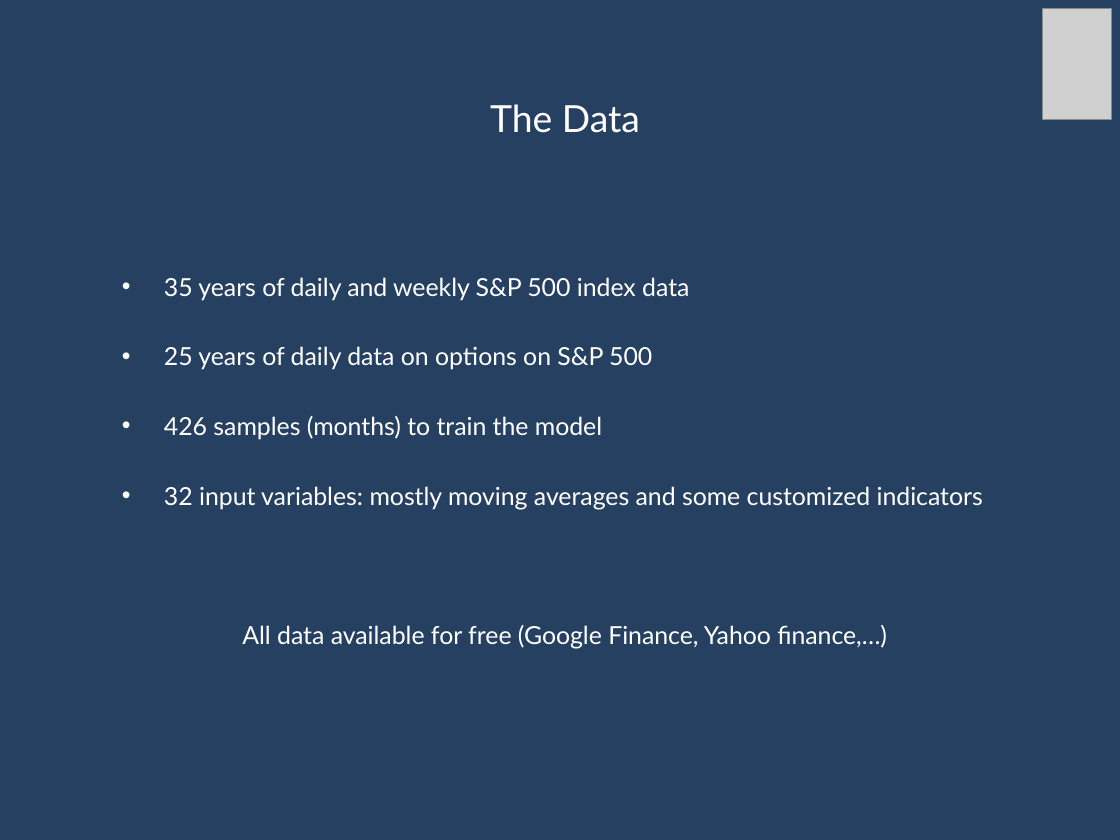
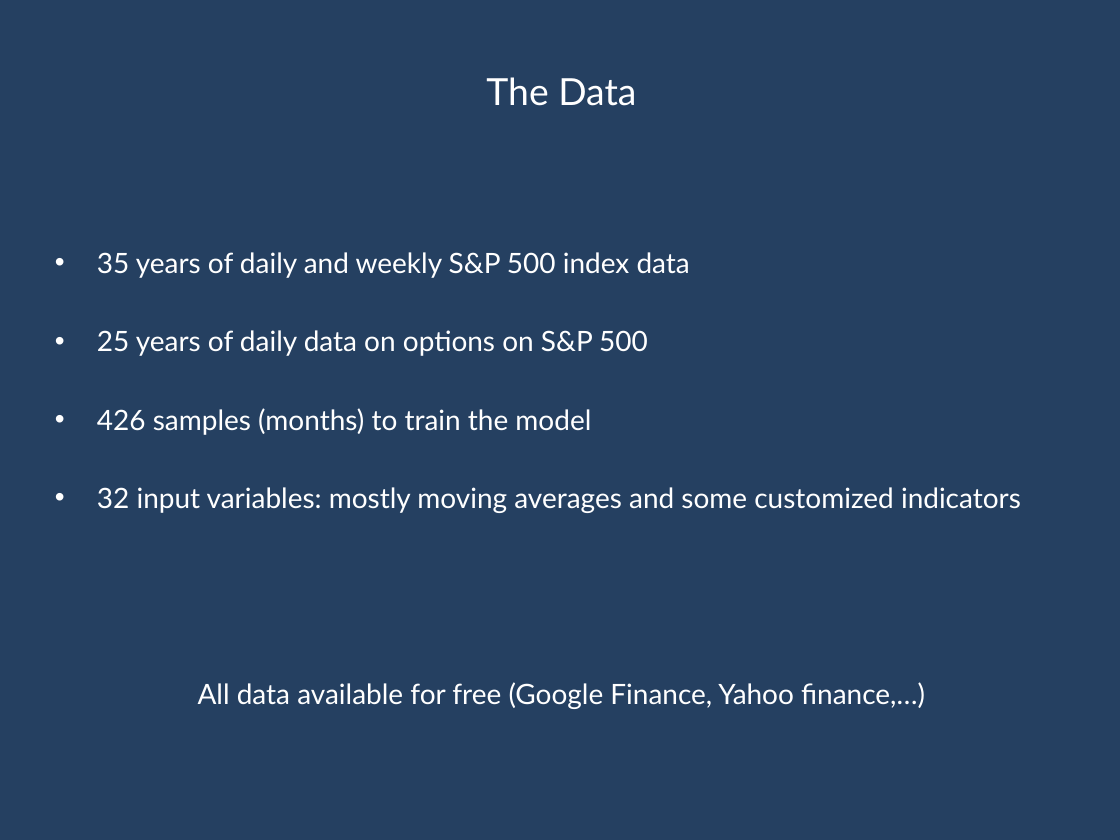
Before and after one commit to marcolunardi/metis, a slide deck: slide 4 of final_project/Metis Kojak.pptx. Drawn at 1120x840 pixels with LibreOffice and Linux fonts; fonts in the diff are those of the drawing; grey boxes stand for pictures. Boxes give left, top, right and bottom in pixels: in the first picture for what was removed or moved away, otherwise in the second. Text is boxed around its words. In the diff, an @@ line names an element or a change of style, - is before the commit and + after.

```diff
--- a/final_project/Metis Kojak.pptx
+++ b/final_project/Metis Kojak.pptx
@@ picture removed at (1043, 9, 1111, 120) @@
@@ text "The Data": place and size @@
-text "The Data" at (164, 104, 983, 649)
+text "The Data" at (97, 77, 1021, 709)
@@ text at (97, 252, 1021, 709): size 16 to 18 pt @@
```
Also in this commit, not shown: 8 other slides changed, 4 other files.
